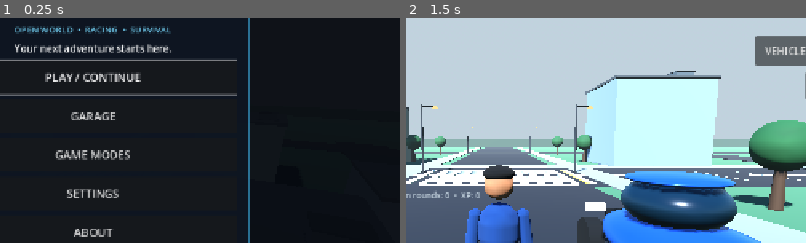
Above: before the commit, frames 1-2 (left to right).
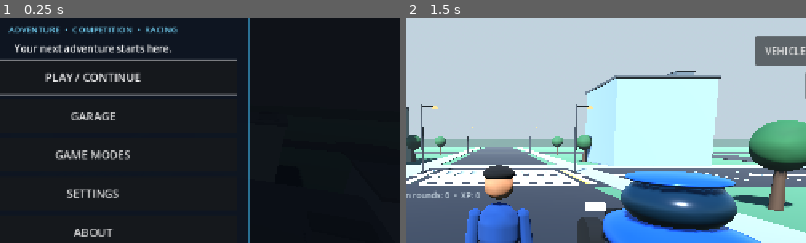
Above: after the commit, the same moments.

Repository: newgenerationnetwork617-ops/one-man-squad
Game: Godot game, scene res://scenes/main.tscn
Two runs of this game, one before a commit and one after it. Both use one fixed random seed, a clock stepped at 60 frames per second and the inputs below.
Inputs:
- Up to frame 1 (0.25 s): no input
- Up to frame 2 (1.5 s): click "PLAY / CONTINUE" at 0.5 s; click "Adventure" at 1.25 s
The pictures show only the part of the screen within x 38-88%, y 15-65%; the shares and areas given below are measured in that part.

The runs differ from the first frame. In frame 1, 0.8% of the frame differs, in the area x 2-45%, y 3-8%; in frame 2, nothing differs.

Commit message:
Fix startup menu and gameplay camera handoff
* Fix deterministic startup menu and camera handoff

* Align main menu activities with approved game blueprint

* Strengthen startup menu regression coverage

Diff:
--- a/scripts/main.gd
+++ b/scripts/main.gd
@@ -51,6 +51,9 @@
 const WORLD_LIMIT := 96.0
 
 func _ready() -> void:
+	# Always initialise into the menu state. The gameplay HUD and player cameras
+	# stay hidden/inactive until the player explicitly chooses Play / Continue.
+	get_tree().paused = true
 	_load_progress()
 	_build_environment()
 	_build_test_district()
@@ -62,7 +65,17 @@
 	vehicle.set("look_sensitivity", saved_sensitivity)
 	_build_adventure_mission()
 	_build_interface()
+	if is_instance_valid(hud_root):
+		hud_root.visible = false
 	_create_menu_camera()
+	if is_instance_valid(player):
+		var player_camera := player.get_node_or_null("CameraPivot/Camera3D") as Camera3D
+		if player_camera != null:
+			player_camera.current = false
+	if is_instance_valid(vehicle):
+		var vehicle_camera := vehicle.get_node_or_null("CameraPivot/Camera3D") as Camera3D
+		if vehicle_camera != null:
+			vehicle_camera.current = false
 	_show_home_menu()
 
 func _process(delta: float) -> void:
@@ -90,7 +103,7 @@
 	menu_camera.position = Vector3(18.0, 13.0, 22.0)
 	add_child(menu_camera)
 	menu_camera.look_at(Vector3(0.0, 1.0, -8.0), Vector3.UP)
-	menu_camera.current = true
+	menu_camera.make_current()
 
 func _build_environment() -> void:
 	var world_environment := WorldEnvironment.new()
@@ -797,15 +810,27 @@
 	get_tree().reload_current_scene()
 
 func _show_home_menu() -> void:
-	if hud_root != null:
+	# Reassert the complete menu state whenever returning home, including at
+	# cold startup. This prevents a gameplay camera/HUD from appearing behind it.
+	if is_instance_valid(hud_root):
 		hud_root.visible = false
+	if is_instance_valid(player):
+		var player_camera := player.get_node_or_null("CameraPivot/Camera3D") as Camera3D
+		if player_camera != null:
+			player_camera.current = false
+	if is_instance_valid(vehicle):
+		var vehicle_camera := vehicle.get_node_or_null("CameraPivot/Camera3D") as Camera3D
+		if vehicle_camera != null:
+			vehicle_camera.current = false
 	if pause_panel != null and is_instance_valid(pause_panel):
 		pause_panel.queue_free()
 	pause_panel = null
 	get_tree().paused = true
 	if is_instance_valid(menu_camera):
-		menu_camera.current = true
+		menu_camera.make_current()
 	_build_home_screen("home")
+	if is_instance_valid(home_overlay):
+		home_overlay.show()
 
 func _show_settings_screen() -> void:
 	_build_home_screen("settings")
@@ -930,15 +955,19 @@
 	if home_overlay != null and is_instance_valid(home_overlay):
 		home_overlay.queue_free()
 	home_overlay = null
-	if hud_root != null:
+	if is_instance_valid(menu_camera):
+		menu_camera.current = false
+	if is_instance_valid(player):
+		var player_camera := player.get_node_or_null("CameraPivot/Camera3D") as Camera3D
+		if player_camera != null:
+			player_camera.current = not is_driving
+	if is_instance_valid(vehicle):
+		var vehicle_camera := vehicle.get_node_or_null("CameraPivot/Camera3D") as Camera3D
+		if vehicle_camera != null:
+			vehicle_camera.current = is_driving
+	if is_instance_valid(hud_root):
 		hud_root.visible = true
 	get_tree().paused = false
-	if is_instance_valid(menu_camera):
-		menu_camera.current = false
-	if is_instance_valid(vehicle) and is_driving:
-		vehicle.get_node("CameraPivot/Camera3D").current = true
-	elif is_instance_valid(player):
-		player.get_node("CameraPivot/Camera3D").current = true
 	if is_instance_valid(status_label):
 		status_label.text = "Welcome to the city • Explore, complete missions, or start a race."
 
--- a/scripts/main_responsive.gd
+++ b/scripts/main_responsive.gd
@@ -64,7 +64,7 @@
 	scroll.add_child(menu)
 
 	if screen == "home":
-		_add_menu_heading(menu, "ONE MAN SQUAD", "OPEN WORLD  •  RACING  •  SURVIVAL")
+		_add_menu_heading(menu, "ONE MAN SQUAD", "ADVENTURE  •  COMPETITION  •  RACING")
 		var welcome := Label.new()
 		welcome.text = "Your next adventure starts here."
 		welcome.horizontal_alignment = HORIZONTAL_ALIGNMENT_CENTER
--- a/tests/gameplay_smoke_test.gd
+++ b/tests/gameplay_smoke_test.gd
@@ -28,11 +28,17 @@
 	var game := MAIN_SCENE.instantiate()
 	root.add_child(game)
 	await process_frame
+	await process_frame
+	await process_frame
 
-	_check(game.get_tree().paused == true, "The game should open at the home screen instead of dropping directly into gameplay.")
+	_check(game.get_tree().paused == true, "The game should remain paused at the home screen after multiple startup frames.")
 	_check(game.get("home_overlay") != null and is_instance_valid(game.get("home_overlay")), "The home screen should be visible at startup.")
 	_check(game.get("home_overlay").process_mode == Node.PROCESS_MODE_ALWAYS, "The home screen should remain interactive while gameplay is paused.")
 	_check(game.get("menu_camera") != null and game.get("menu_camera").current, "A dedicated scene camera should present the home screen.")
+	_check(game.get("player").get_node("CameraPivot/Camera3D").current == false, "The player camera must remain inactive on the home screen.")
+	_check(game.get("vehicle").get_node("CameraPivot/Camera3D").current == false, "The vehicle camera must remain inactive on the home screen.")
+	_check(game.get("home_overlay").visible == true, "The home menu overlay should remain visible after startup settles.")
+	_check(game.get("home_overlay").process_mode == Node.PROCESS_MODE_ALWAYS, "The startup menu must process while the game tree is paused.")
 	_check(game.get("hud_root").visible == false, "Gameplay controls should be hidden behind the home screen.")
 	game.call("_show_garage_screen")
 	_check(game.get("home_overlay") != null, "The garage should open as a menu screen.")
